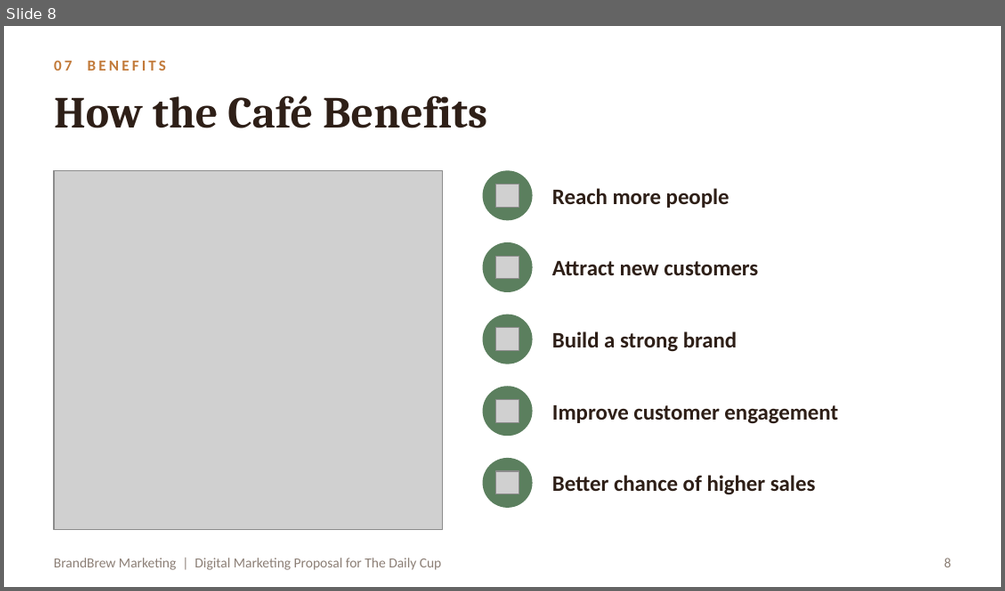
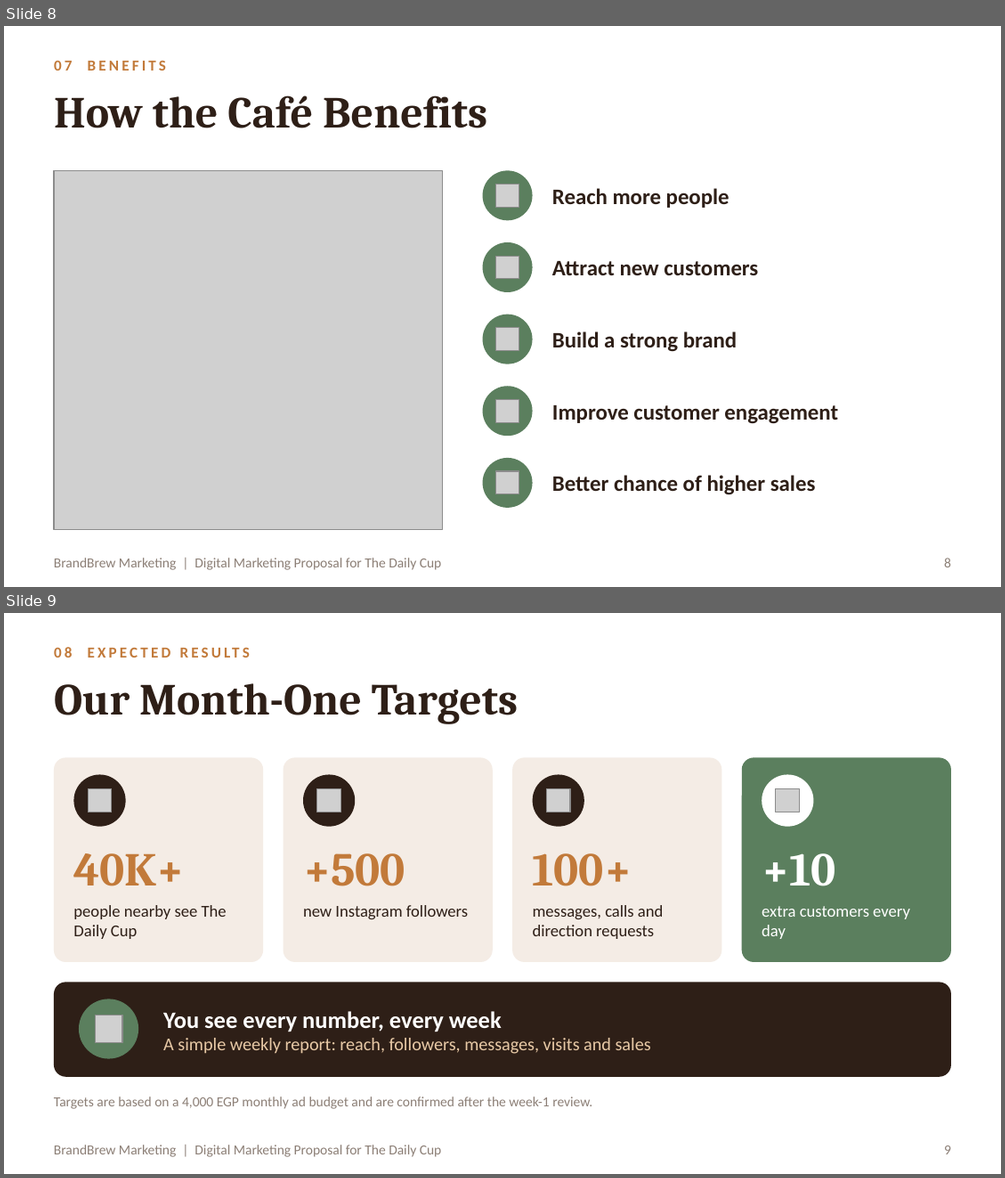
Before and after one commit to RahmaOshba/RahmaOshba, a slide deck: Cafe_Marketing_Proposal.pptx. Shown one above the other, each under a label of ours: slide 8 before the commit, slides 8 and 9 after it. The pictures are 1005x591 and 1005x1178 pixels, drawn with LibreOffice and Linux fonts; fonts in the diff are those of the drawing; grey boxes stand for pictures. Boxes give left, top, right and bottom in pixels: in the first picture for what was removed or moved away, otherwise in the second. Text is boxed around its words. In the diff, an @@ line names an element or a change of style, - is before the commit and + after.

```diff
--- a/Cafe_Marketing_Proposal.pptx
+++ b/Cafe_Marketing_Proposal.pptx
@@ slide 9 added at [4, 613, 1001, 1174], background #FFFFFF; not listed: 1 template element that a slide beside it also shows @@
@@ text added at [54, 647, 72, 657], 11 pt, text #C27A3A, bold @@
+08 EXPECTED RESULTS
@@ title added at [54, 683, 518, 724], 32 pt, text #2E1F17, bold @@
+Our Month-One Targets
@@ rounded rectangle added at [54, 757, 263, 962], fill #F4ECE5 @@
@@ rounded rectangle added at [283, 757, 493, 962], fill #F4ECE5 @@
@@ rounded rectangle added at [512, 757, 721, 962], fill #F4ECE5 @@
@@ rounded rectangle added at [742, 757, 951, 962], fill #5B7F5E @@
@@ ellipse added at [73, 774, 126, 827], fill #2E1F17 @@
@@ picture added at [88, 788, 112, 812] @@
@@ ellipse added at [303, 774, 355, 827], fill #2E1F17 @@
@@ picture added at [317, 788, 341, 812] @@
@@ ellipse added at [533, 774, 584, 827], fill #2E1F17 @@
@@ picture added at [546, 788, 570, 812] @@
@@ ellipse added at [761, 774, 813, 827], fill #FFFFFF @@
@@ picture added at [776, 788, 800, 812] @@
@@ text added at [73, 853, 185, 886], 34 pt, text #C27A3A, bold @@
+40K+
@@ text added at [303, 853, 405, 886], 34 pt, text #C27A3A, bold @@
++500
@@ text added at [533, 853, 632, 886], 34 pt, text #C27A3A, bold @@
+100+
@@ text added at [761, 853, 836, 886], 34 pt, text #FFFFFF, bold @@
++10
@@ text added at [73, 905, 226, 939], 12 pt, text #2E1F17 @@
+people nearby see The Daily Cup
@@ text added at [303, 905, 468, 919], 12 pt, text #2E1F17 @@
+new Instagram followers
@@ text added at [533, 905, 663, 939], 12 pt, text #2E1F17 @@
+messages, calls and direction requests
@@ text added at [761, 906, 910, 939], 12 pt, text #FFFFFF @@
+extra customers every day
@@ rounded rectangle added at [54, 981, 951, 1077], fill #2E1F17 @@
@@ ellipse added at [79, 998, 138, 1059], fill #5B7F5E @@
@@ text added at [163, 1011, 651, 1054], 13 pt, text #E8C9A6 @@
+You see every number, every week
+A simple weekly report: reach, followers, messages, visits and sales
@@ picture added at [95, 1014, 122, 1043] @@
@@ text added at [54, 1096, 592, 1109], 10 pt, text #8C7F76 @@
+Targets are based on a 4,000 EGP monthly ad budget and are confirmed after the week-1 review.
@@ page number added at [944, 1145, 951, 1154], 10 pt, text #8C7F76 @@
+9
```
Also in this commit, not shown: 2 slides changed, 3 other slides added, 2 slides removed.
